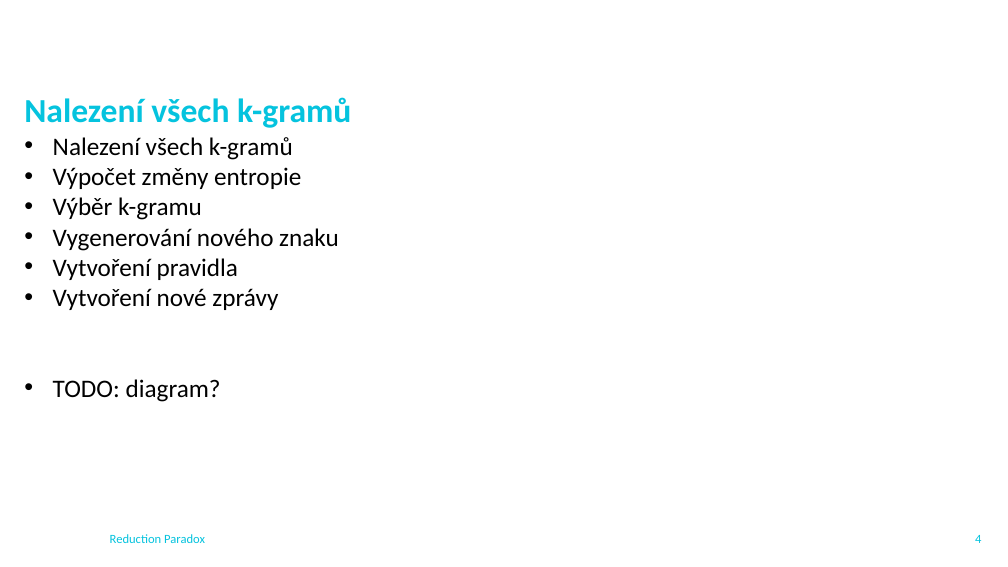
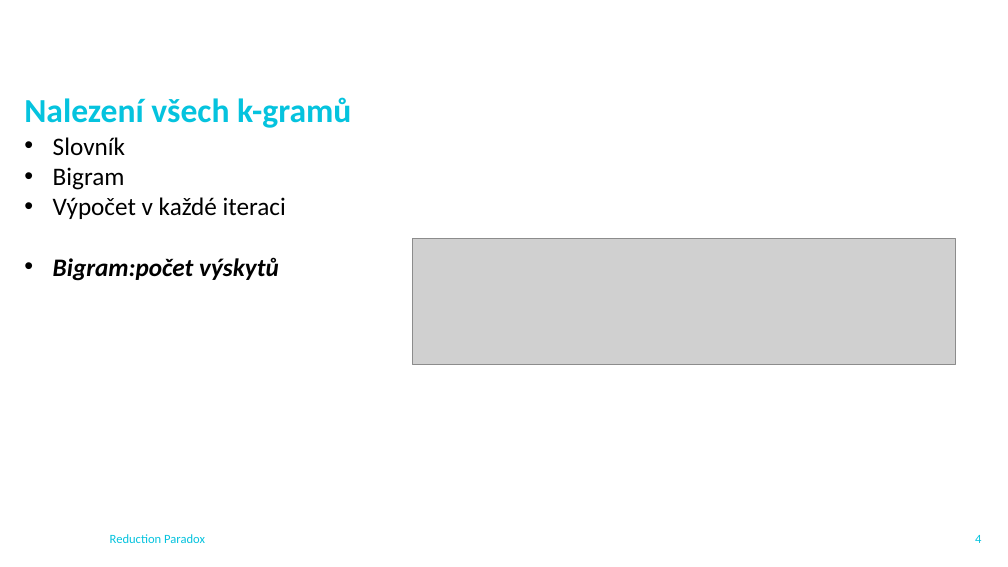
Before and after one commit to pro0255/AKS, a slide deck: slide 5 of project_presentation/pro0255.pptx. Drawn at 1008x567 pixels with LibreOffice and Linux fonts; fonts in the diff are those of the drawing; grey boxes stand for pictures; background and template pictures are left out. Boxes give left, top, right and bottom in pixels: in the first picture for what was removed or moved away, otherwise in the second. Text is boxed around its words. In the diff, an @@ line names an element or a change of style, - is before the commit and + after.

```diff
--- a/project_presentation/pro0255.pptx
+++ b/project_presentation/pro0255.pptx
@@ text at <box>53,137,286,281</box>: text changed @@
-• Nalezení všech k-gramů
-• Výpočet změny entropie
-• Výběr k-gramu
-• Vygenerování nového znaku
-• Vytvoření pravidla
-• Vytvoření nové zprávy
-• TODO: diagram?
+• Slovník
+• Bigram
+• Výpočet v každé iteraci
+• Bigram:počet výskytů
@@ picture added at <box>412,238,955,365</box> @@
```
Also in this commit, not shown: 11 other slides changed, 1 slide added, 1 slide removed, 13 other files.
